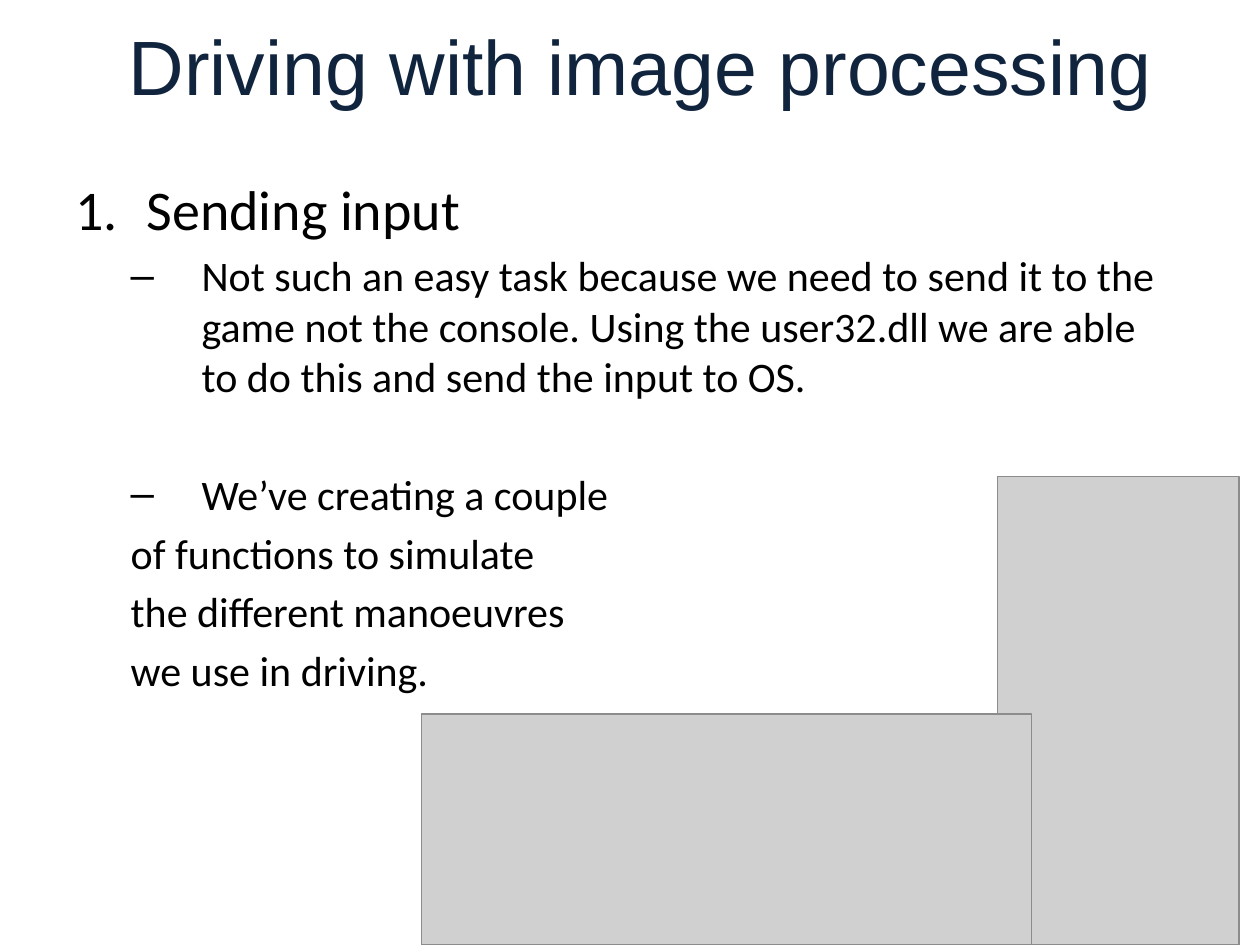
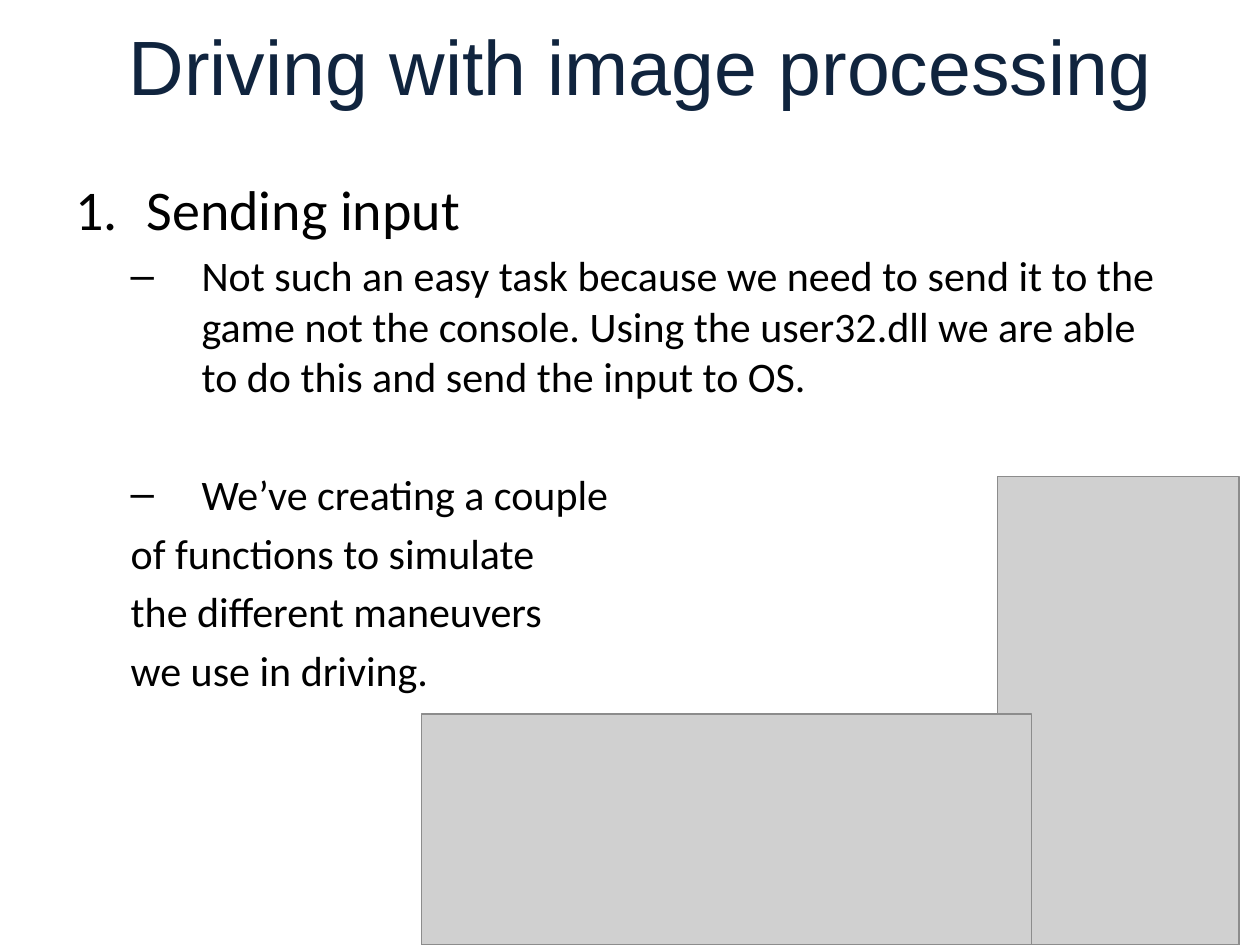
Before and after one commit to toniuyt123/gta_ai, a slide deck: slide 4 of GTA_AI.pptx. Drawn at 1260x945 pixels with LibreOffice and Linux fonts; fonts in the diff are those of the drawing; grey boxes stand for pictures; background and template pictures are left out. Boxes give left, top, right and bottom in pixels: in the first picture for what was removed or moved away, otherwise in the second. Text is boxed around its words. In the diff, an @@ line names an element or a change of style, - is before the commit and + after.

```diff
--- a/GTA_AI.pptx
+++ b/GTA_AI.pptx
@@ text at bbox=[131, 597, 541, 628]: text changed @@
-  the different manoeuvres
+  the different maneuvers
```
Also in this commit, not shown: 2 other files.
